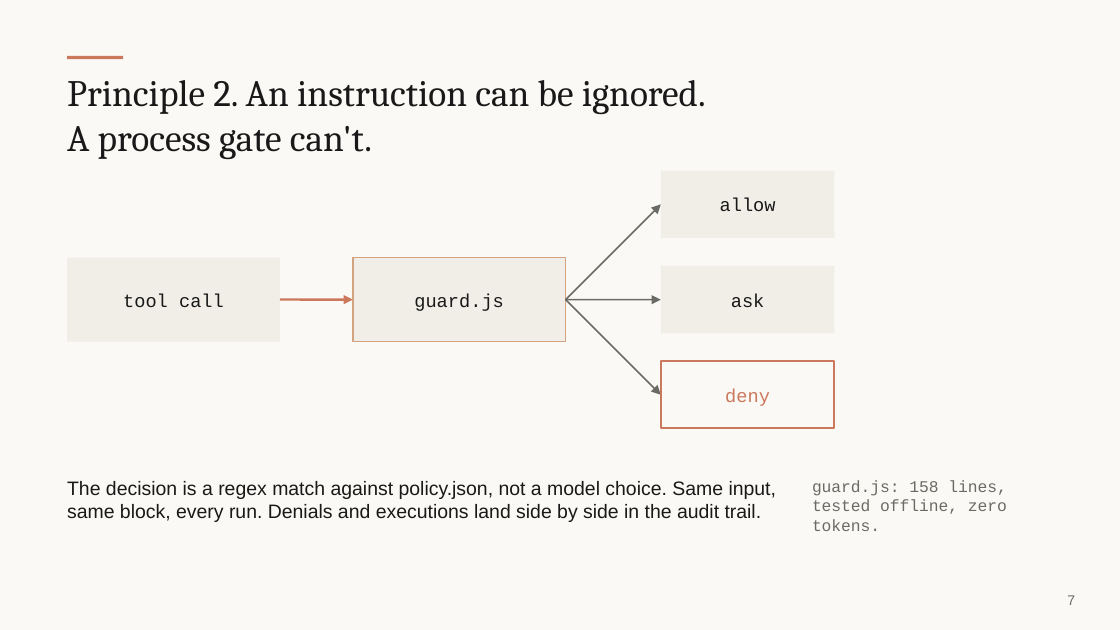
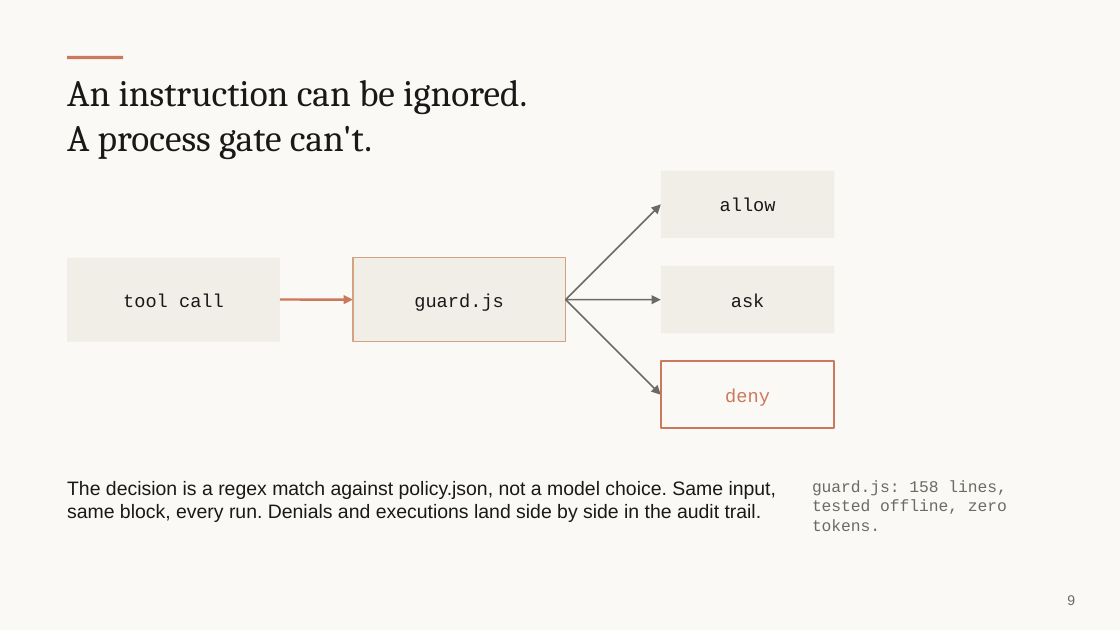
Before and after one commit to andymadson/data-platform-pack, a slide deck: slide 9 of enablement/deck/presentation-deck.pptx (slide 7 before the commit). Drawn at 1120x630 pixels with LibreOffice and Linux fonts; fonts in the diff are those of the drawing. Boxes give left, top, right and bottom in pixels: in the first picture for what was removed or moved away, otherwise in the second. Text is boxed around its words. In the diff, an @@ line names an element or a change of style, - is before the commit and + after.

```diff
--- a/enablement/deck/presentation-deck.pptx
+++ b/enablement/deck/presentation-deck.pptx
@@ text at (67,80,527,114): text changed @@
-Principle 2. An instruction can be ignored.
+An instruction can be ignored.
@@ text at (1067,595,1075,605): text changed @@
-7
+9
```
Also in this commit, not shown: 6 other slides changed, 2 slides added, 2 other files.
